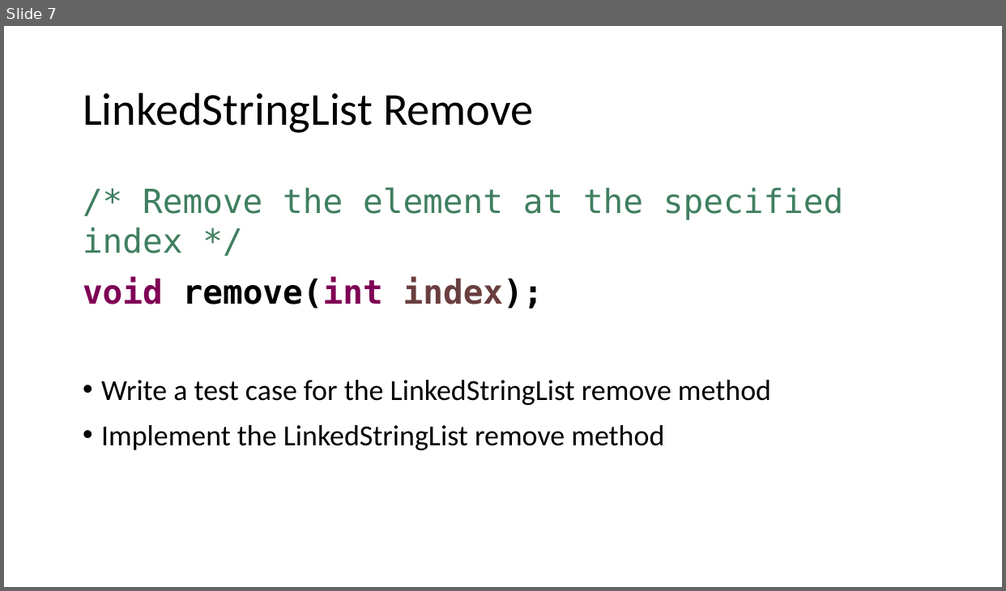
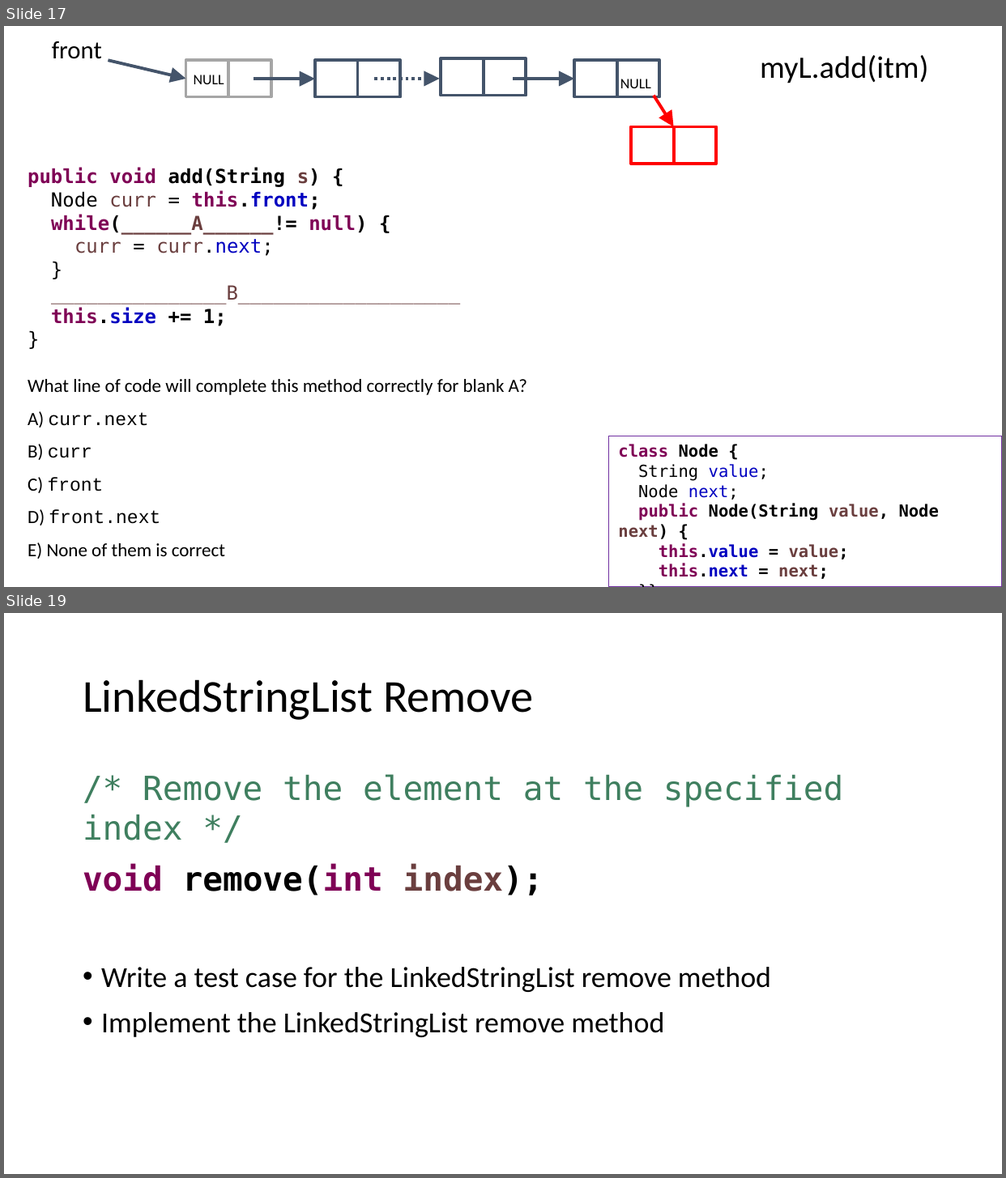
Before and after one commit to ucsd-cse12-w21/ucsd-cse12-w21.github.io, a slide deck: lectures/lecture-05/Lecture-Live D00/Lecture 05 - Lecture.pptx. Shown one above the other, each under a label of ours: slide 7 before the commit, slides 17 and 19 after it; the slides between them are not shown. The pictures are 1006x591 and 1006x1178 pixels, drawn with LibreOffice and Linux fonts; fonts in the diff are those of the drawing. Boxes give left, top, right and bottom in pixels: in the first picture for what was removed or moved away, otherwise in the second. Text is boxed around its words. In the diff, an @@ line names an element or a change of style, - is before the commit and + after.

```diff
--- a/lectures/lecture-05/Lecture-Live D00/Lecture 05 - Lecture.pptx
+++ b/lectures/lecture-05/Lecture-Live D00/Lecture 05 - Lecture.pptx
@@ slide 17 added at [4, 26, 1002, 587], background #FFFFFF @@
@@ text added at [52, 41, 102, 59], 18 pt, text #000000 @@
+front
@@ arrow added from (108, 60) to (185, 79), #44546A 2.25 pt @@
@@ rectangle added at [185, 60, 271, 96], outline #A6A6A6 2.25 pt, 10.5 pt, text #000000 @@
+NULL
@@ line added from (228, 60) to (228, 96), #A6A6A6 2.25 pt @@
@@ rectangle added at [315, 60, 401, 96], outline #44546A 2.25 pt @@
@@ line added from (357, 60) to (357, 96), #44546A 2.25 pt @@
@@ rectangle added at [441, 59, 527, 96], outline #44546A 2.25 pt @@
@@ line added from (483, 59) to (483, 96), #44546A 2.25 pt @@
@@ rectangle added at [573, 60, 659, 96], outline #44546A 2.25 pt @@
@@ line added from (616, 60) to (616, 96), #44546A 2.25 pt @@
@@ text added at [760, 55, 928, 84], 22.5 pt, text #000000 @@
+myL.add(itm)
@@ arrow added from (253, 79) to (315, 79), #44546A 2.25 pt @@
@@ arrow added from (374, 79) to (439, 79), #44546A 2.25 pt dashed @@
@@ arrow added from (513, 79) to (573, 79), #44546A 2.25 pt @@
@@ text added at [620, 79, 651, 88], 10.5 pt, text #000000 @@
+NULL
@@ arrow added from (654, 96) to (674, 126), #FF0000 2.25 pt @@
@@ rectangle added at [631, 126, 717, 164], outline #FF0000 2.25 pt @@
@@ line added from (674, 126) to (674, 164), #FF0000 2.25 pt @@
@@ text added at [27, 167, 527, 559], 14 pt, text #000000 @@
+public void add(String s) {
+Node curr = this.front;
+while(______A______!= null) {
+curr = curr.next;
+}
+_______________B___________________
+this.size += 1;
+}
+What line of code will complete this method correctly for blank A?
+A) curr.next
+B) curr
+C) front
+D) front.next
+E) None of them is correct
@@ rectangle added at [609, 436, 1002, 587], outline #7030A0 0.75 pt, 12 pt, text #000000, bold @@
+class Node {
+String value;
+Node next;
+public Node(String value, Node next) {
+this.value = value;
+this.next = next;
+}}
@@ what was slide 7 is now slide 19 @@
```
Also in this commit, not shown: 2 slides changed, 14 other slides added, 3 slides removed, 3 other files.
